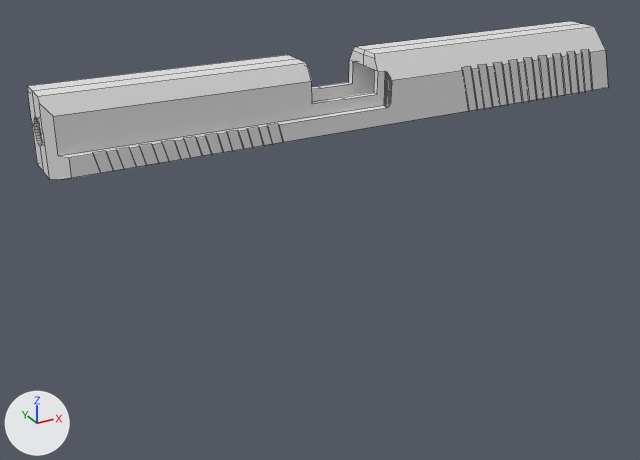
A saved change to the Blender file blendfiles/gun.blend.
Rendered twice from a 50 mm lens placed at (-3.26, -5.33, 1.61), pointed at (-0.17, 0.29, -1.2). Lighting does not change. The marker at lower left points along +X, +Y and +Z. Mesh edges are drawn as thin lines.

Objects in the first picture: 'slide'.
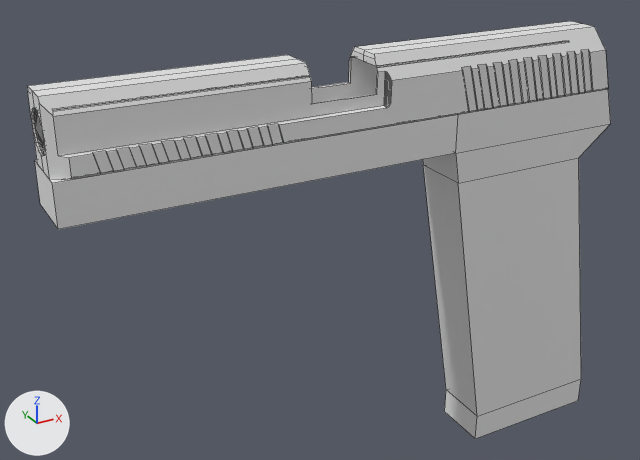
The edits, one by one:
Mesh me_cube_002 is new.
It has 24 vertices, 22 faces and spans x -2.27..2.38, y -0.23..0.23, z -3.33..-0.25.
Object 'body' (ob_body) is new; it shows me_cube_002.
Its location is (0.0, 0.0, 0.0).

Boxes [x1, y1, x2, y2] around the edits, measured in the pictures (640 x 460 px):
'body', added
    after: [35, 89, 611, 439]
